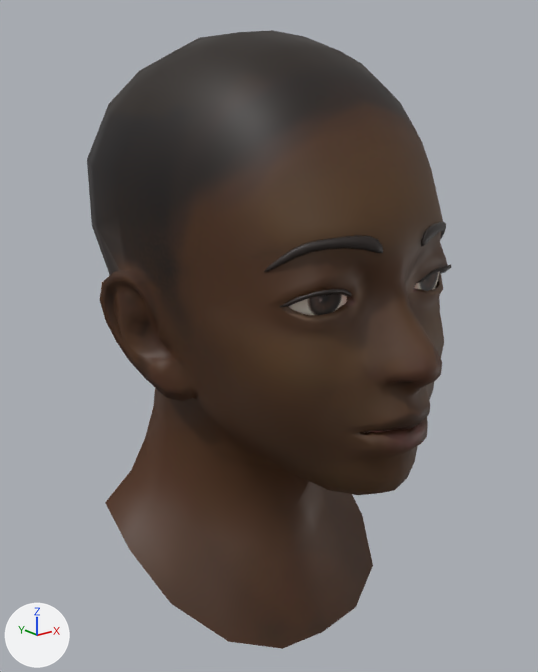
The FBX model ClassRoomVR/Assets/Resources/Students/Ninho/Student/Ropa&Cuerpo/AfroBoyHead2.fbx: old version first, new version second.
The view is the same before and after, from a camera (50 mm lens) standing at (-0.221, -0.276, 1.451) and looking at (0.0, -0.001, 1.341). Arrows for +X, +Y and +Z are at lower left; the lights stay in place. The older version comes first. Where no turn or scale is listed for an object, it has been applied to the vertices.

In view in the first picture: 'SK_NinhoAfro'.
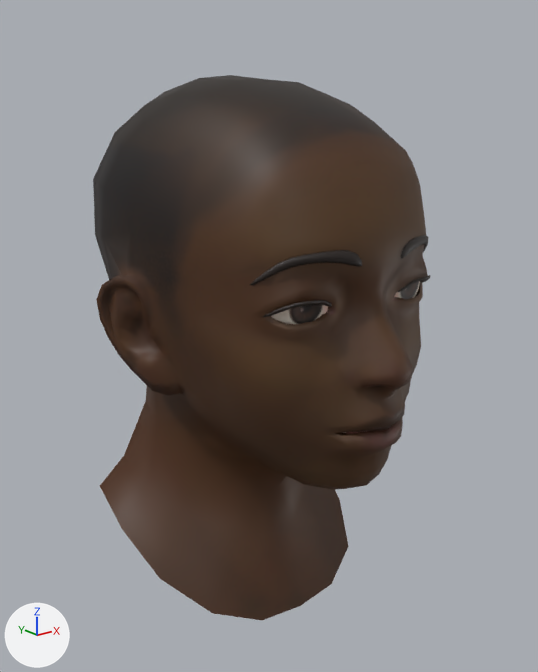
Where the change shows, as pixel boxes (x1, y1, x2, y2) in the pictures (538 x 672 px; the box of a moved part takes in the faces that stretch with it):
'SK_NinhoAfro', reshaped, moved (7% narrower, 12% shorter)
    before: (87, 30, 451, 649)
    after: (93, 75, 430, 620)
part 1 of me_mesh, moved or reshaped
    before: (421, 222, 446, 247)
    after: (401, 235, 428, 259)
part 2 of me_mesh, moved or reshaped
    before: (264, 235, 383, 272)
    after: (250, 250, 362, 285)
part 3 of me_mesh, moved or reshaped
    before: (417, 265, 451, 283)
    after: (398, 275, 430, 292)
part 4 of me_mesh, moved or reshaped
    before: (280, 289, 352, 307)
    after: (263, 300, 332, 317)
part 5 of me_mesh, moved or reshaped
    before: (288, 294, 347, 315)
    after: (271, 304, 328, 324)
part 6 of me_mesh, moved or reshaped (mostly hidden)
    before: (414, 272, 439, 291)
    after: (394, 281, 420, 299)
part 7 of me_mesh, moved or reshaped
    before: (87, 30, 448, 649)
    after: (93, 75, 428, 620)

The change, as a diff of the scene's bpy script:
```diff
--- a/ClassRoomVR/Assets/Resources/Students/Ninho/Student/Ropa&Cuerpo/AfroBoyHead2.fbx.py
+++ b/ClassRoomVR/Assets/Resources/Students/Ninho/Student/Ropa&Cuerpo/AfroBoyHead2.fbx.py
@@ me_mesh @@
 # used by ob_sk_ninhoafro; location = (0.0, -0.0052, -0.1143)
-me_mesh.from_pydata(...)  # 3411 vertices, 3108 faces; spans x -0.074..0.074, y -0.099..0.102, z 1.307..1.595
+me_mesh.from_pydata(...)  # 3411 vertices, 3108 faces; spans x -0.074..0.074, y -0.089..0.099, z 1.198..1.463
+# me_mesh part 1: the loose piece of 74 vertices spanning x 0.011..0.05, y -0.079..-0.055, z 1.504..1.518 is scaled about its middle by (0.992, 0.928, 0.983), then moved by (0.0, 0.004, -0.121)
+# me_mesh part 2: the loose piece of 74 vertices spanning x -0.05..-0.011, y -0.079..-0.055, z 1.504..1.518 is scaled about its middle by (0.992, 0.928, 0.983), then moved by (0.0, 0.004, -0.121)
+# me_mesh part 3: the loose piece of 78 vertices spanning x 0.019..0.048, y -0.075..-0.061, z 1.492..1.499 is moved by (0.0, 0.006, -0.121)
+# me_mesh part 4: the loose piece of 78 vertices spanning x -0.048..-0.019, y -0.075..-0.061, z 1.492..1.499 is moved by (0.0, 0.006, -0.121)
+# me_mesh part 5: the loose piece of 161 vertices spanning x -0.05..-0.004, y -0.069..-0.041, z 1.471..1.518 is multiplied about its middle by the matrix ((0.996, 0.0, -0.007), (-0.017, 0.882, -0.072), (0.01, 0.026, 0.952)), then moved by (0.0, 0.004, -0.12)
+# me_mesh part 6: the loose piece of 161 vertices spanning x 0.004..0.05, y -0.069..-0.041, z 1.471..1.518 is multiplied about its middle by the matrix ((0.996, 0.0, 0.007), (0.017, 0.882, -0.072), (-0.01, 0.026, 0.952)), then moved by (0.0, 0.004, -0.12)
+# me_mesh part 7: 1817 of 3411 vertices moved; they spanned x -0.074..0.074, y -0.099..0.102, z 1.307..1.595 and now span x -0.074..0.074, y -0.089..0.099, z 1.198..1.463; mean shift (0.0, 0.006, -0.118); largest move (0.0, 0.002, 1.595) -> (0.0, 0.0, 1.461)
+# other edits to the shape of me_mesh do not show in these pictures
 me_mesh.materials.append(mat_kid04)
@@ ob_sk_ninhoafro @@
 ob_sk_ninhoafro = bpy.data.objects.new('SK_NinhoAfro', me_mesh)
-ob_sk_ninhoafro.location = (0.0, -0.0052, -0.1143)
+ob_sk_ninhoafro.location = (0.0, 0.0, 0.0)
```
